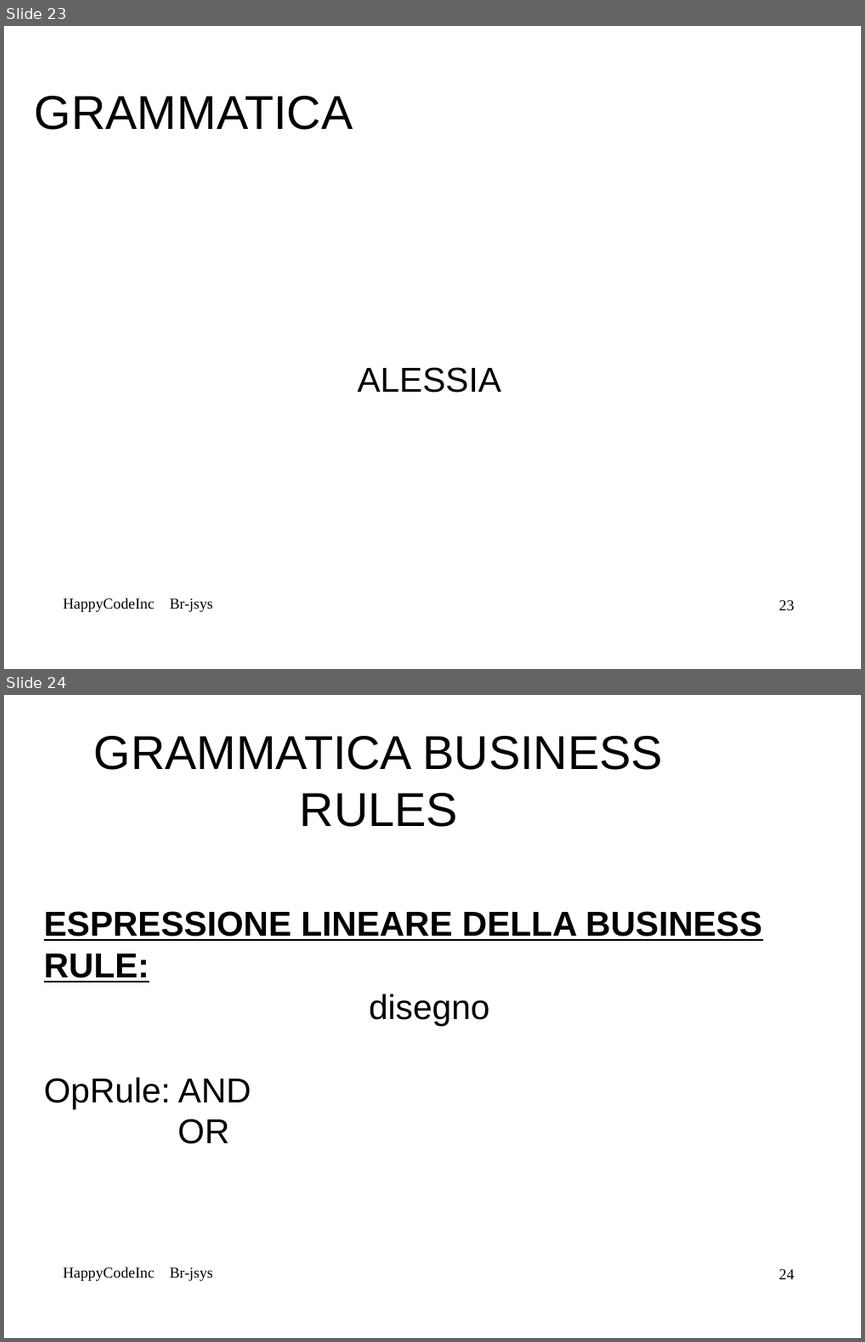
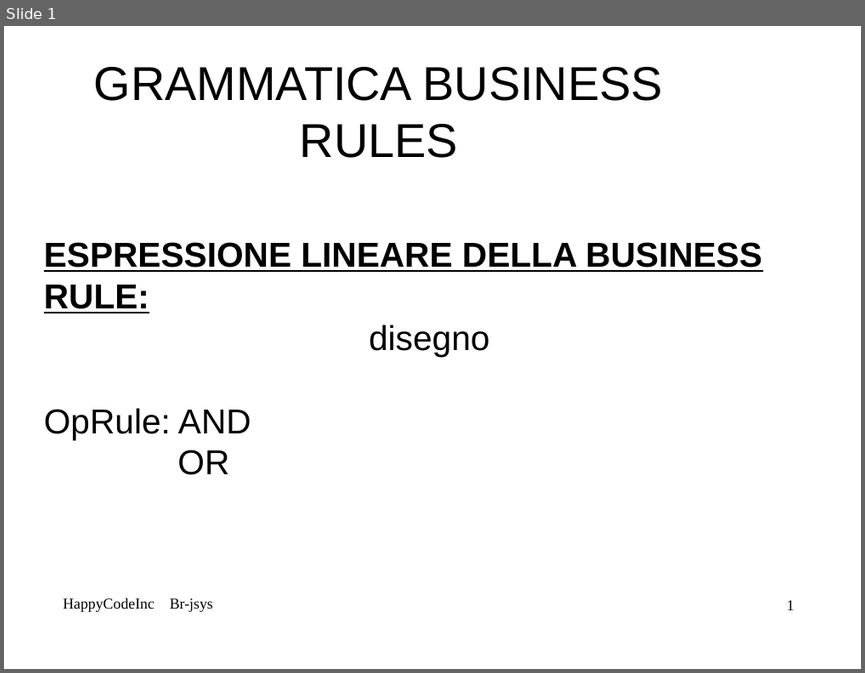
Before and after one commit to mbortola/br-jsys, a slide deck: trunk/RPD-presentation/Alessia-RPD.odp. Shown one above the other, each under a label of ours: slides 23 and 24 before the commit, slide 1 after it. The pictures are 865x1342 and 865x673 pixels, drawn with LibreOffice and Linux fonts; fonts in the diff are those of the drawing; background and template pictures are left out. Boxes give left, top, right and bottom in pixels: in the first picture for what was removed or moved away, otherwise in the second. Text is boxed around its words. In the diff, an @@ line names an element or a change of style, - is before the commit and + after.

```diff
--- a/trunk/RPD-presentation/Alessia-RPD.odp
+++ b/trunk/RPD-presentation/Alessia-RPD.odp
@@ slide 23 removed at (4, 26, 861, 669), background picture (left out); not listed: 1 template element that a slide beside it also shows @@
@@ title removed at (35, 96, 352, 130) @@
-GRAMMATICA
@@ subtitle removed at (358, 367, 501, 392) @@
-ALESSIA
@@ text removed at (63, 597, 213, 612) @@
-HappyCodeInc Br-jsys
@@ what was slide 24 is now slide 1 @@
@@ page number at (787, 600, 794, 610): text changed @@
-24
+1
```
Also in this commit, not shown: 3 slides changed, 37 other slides removed.
